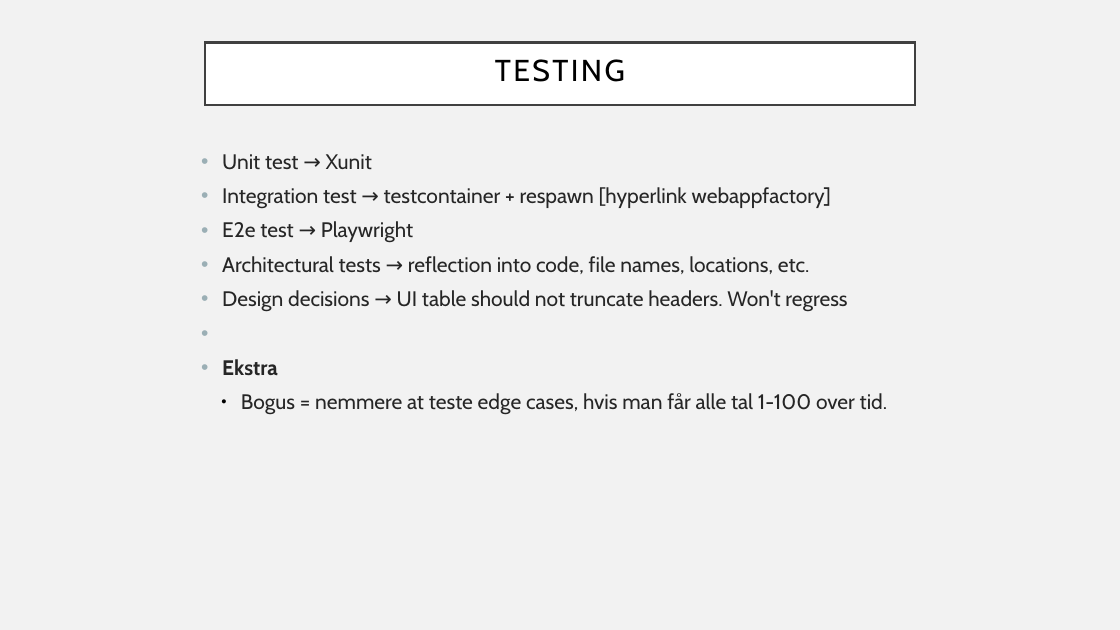
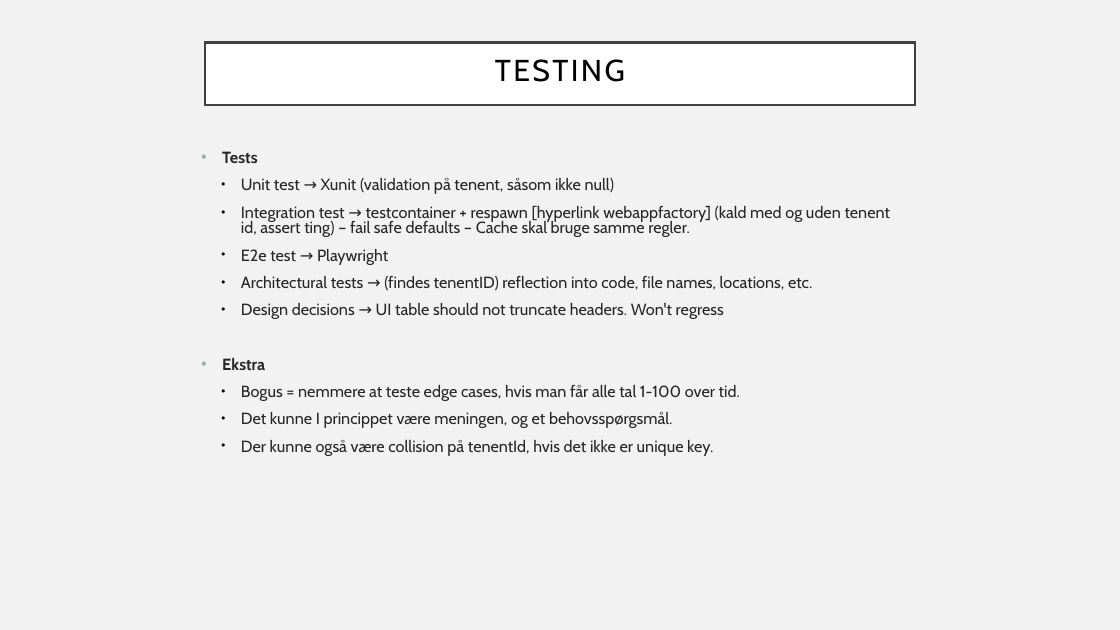
Before and after one commit to Grumlebob/JobInterviewRitzau, a slide deck: slide 11 of Ritzau.odp. Drawn at 1120x630 pixels with LibreOffice and Linux fonts; fonts in the diff are those of the drawing. Boxes give left, top, right and bottom in pixels: in the first picture for what was removed or moved away, otherwise in the second. Text is boxed around its words. In the diff, an @@ line names an element or a change of style, - is before the commit and + after.

```diff
--- a/Ritzau.odp
+++ b/Ritzau.odp
@@ text at [222, 151, 891, 237]: text changed; size 18 to 13.9 pt @@
-• Unit test → Xunit
-• Integration test → testcontainer + respawn [hyperlink webappfactory]
+• Tests
+  ● Unit test → Xunit (validation på tenent, såsom ikke null)
+  ● Integration test → testcontainer + respawn [hyperlink webappfactory] (kald med og uden tenent id, assert ting) – fail safe defaults – Cache skal bruge samme regler.
@@ text at [222, 249, 740, 401]: size 18 to 13.9 pt in "E2e test → Playwright", "Design decisions → UI table should not ...", "Ekstra", "Bogus = nemmere at teste edge cases, ..."; bullet • to ●; list level 1 to 2 in "E2e test → Playwright"; line spacing 0.9 to 0.8; bullet colour #9BAFB5 to #000000; list level 1 to 2 in "Design decisions → UI table ..." @@
@@ text at [241, 276, 812, 291]: text changed; size 18 to 13.9 pt @@
-• Architectural tests → reflection into code, file names, locations, etc.
+  ● Architectural tests → (findes tenentID) reflection into code, file names, locations, etc.
@@ text at [241, 412, 713, 456]: paragraphs added @@
+  ● Det kunne I princippet være meningen, og et behovsspørgsmål.
+  ● Der kunne også være collision på tenentId, hvis det ikke er unique key.
```
Also in this commit, not shown: 12 other slides changed, 1 slide added, 2 slides removed, 1 other file.
